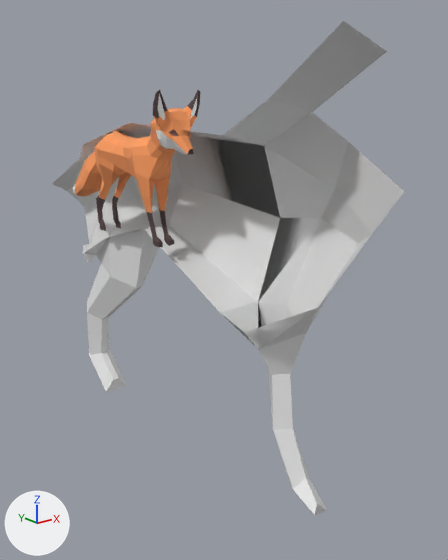
What one commit did to the glTF model Models/fox.glb.
The view is the same before and after, from a 50 mm lens placed at (-2.84, -4.95, 1.31), pointed at (0.53, -0.74, -0.37). Arrows for +X, +Y and +Z are at lower left; the lights stay in place. The picture after the commit comes second. Where no turn or scale is listed for an object, it has been applied to the vertices.
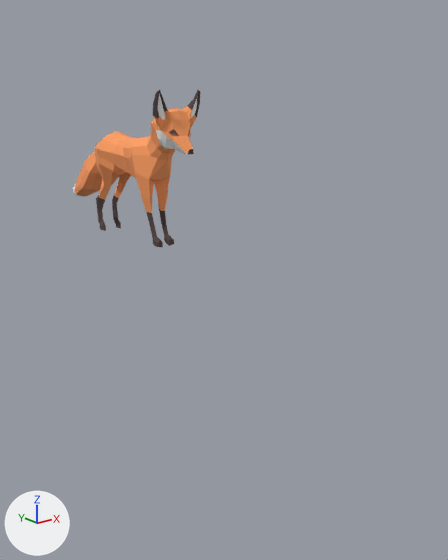
Where the change shows, as pixel boxes [x1, y1, x2, y2] in the pictures (448 x 560 px):
'Cube', deleted: before [52, 21, 404, 515]

Diff of the bpy script that builds the scene:
```diff
--- a/Models/fox.glb.py
+++ b/Models/fox.glb.py
@@ ob_cube @@
-ob_cube = bpy.data.objects.new('Cube', me_cube_001)
-ob_cube.location = (0.0, -0.575, 0.55)
```
